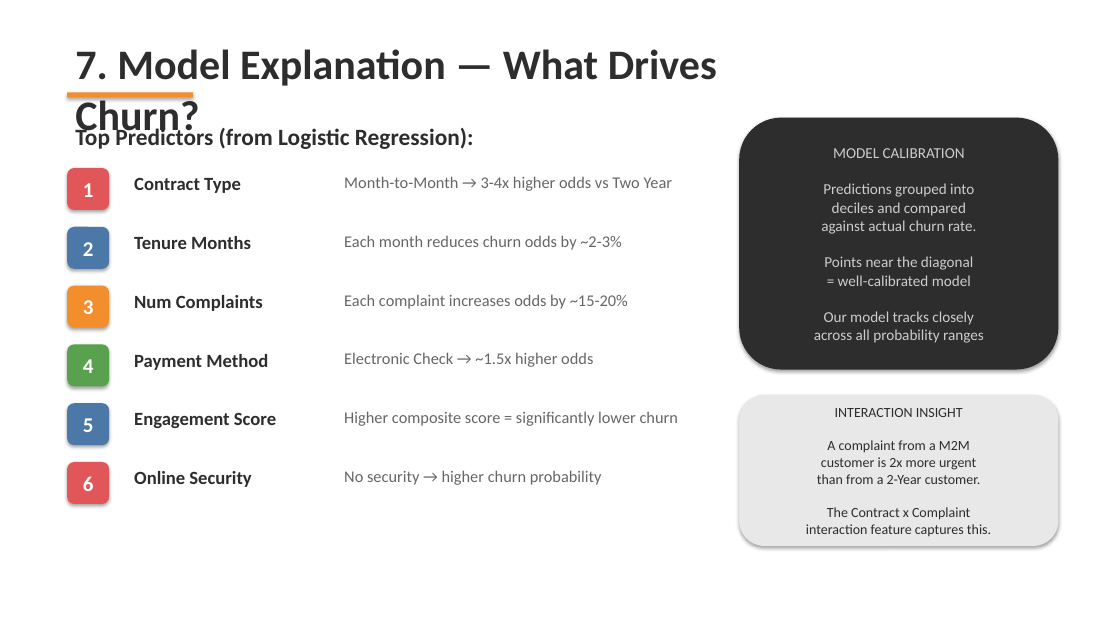
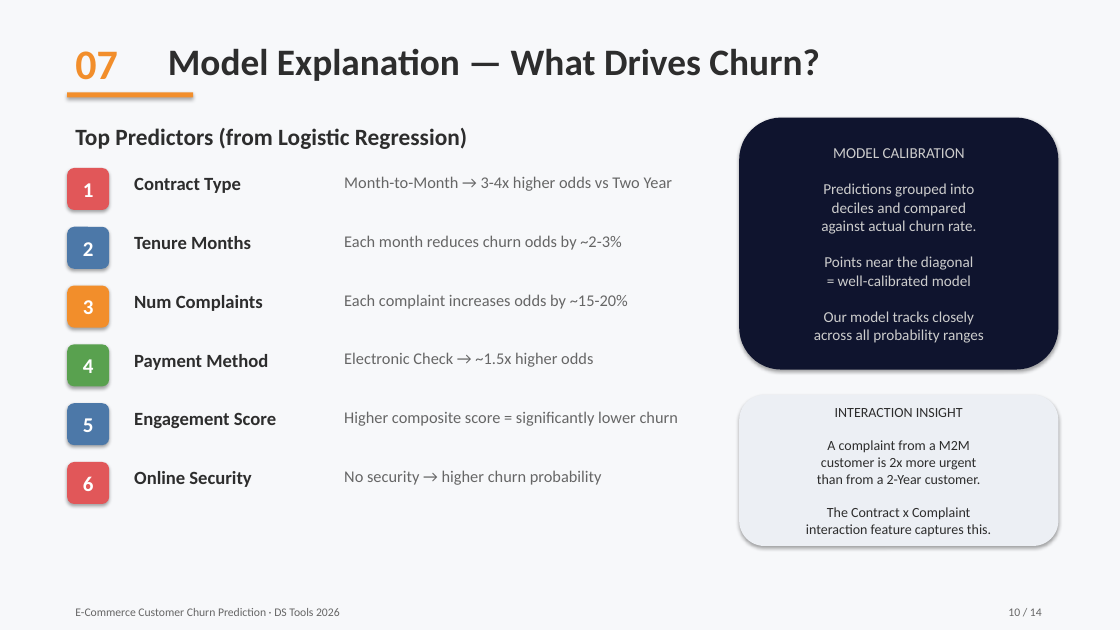
Before and after one commit to ZeyadZaher03/dstools, a slide deck: slide 10 of Churn_Prediction_Presentation.pptx (slide 9 before the commit). Drawn at 1120x630 pixels with LibreOffice and Linux fonts; fonts in the diff are those of the drawing. Boxes give left, top, right and bottom in pixels: in the first picture for what was removed or moved away, otherwise in the second. Text is boxed around its words. In the diff, an @@ line names an element or a change of style, - is before the commit and + after.

```diff
--- a/Churn_Prediction_Presentation.pptx
+++ b/Churn_Prediction_Presentation.pptx
@@ background #FFFFFF to #F7F8FA @@
@@ text added at (x1=75, y1=51, x2=118, y2=80), 36 pt, text #F28E2B, bold @@
+07
@@ text at (x1=168, y1=48, x2=819, y2=81): text changed; size 36 to 32 pt @@
-7. Model Explanation — What Drives Churn?
+Model Explanation — What Drives Churn?
@@ rounded rectangle "MODEL CALIBRATION Predictions grouped into ..." at (x1=739, y1=118, x2=1059, y2=370): fill #2D2D2D to #0F142E @@
@@ text at (x1=75, y1=128, x2=467, y2=149): text changed @@
-Top Predictors (from Logistic Regression):
+Top Predictors (from Logistic Regression)
@@ text added at (x1=75, y1=608, x2=340, y2=616), 10 pt, text #666666 @@
+E-Commerce Customer Churn Prediction · DS Tools 2026
@@ text added at (x1=1008, y1=608, x2=1042, y2=616), 10 pt, text #666666 @@
+10 / 14
```
Also in this commit, not shown: 12 other slides changed, 1 slide added, 6 other files.
